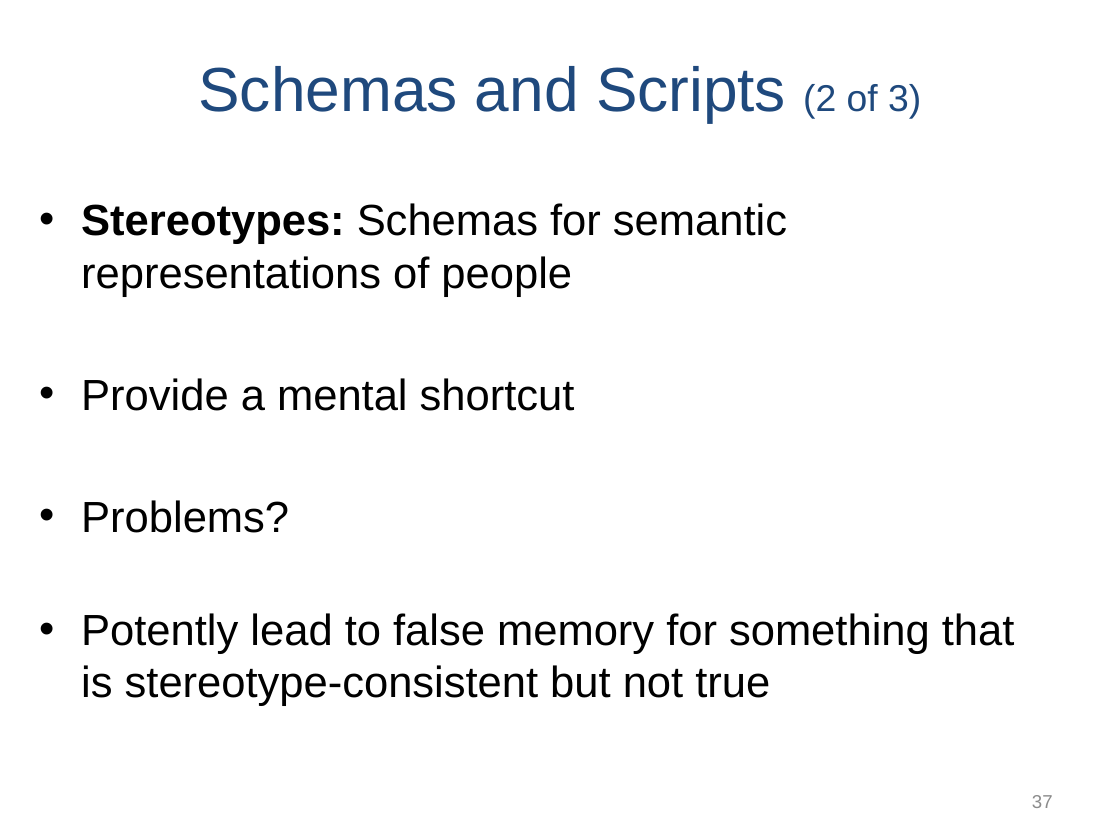
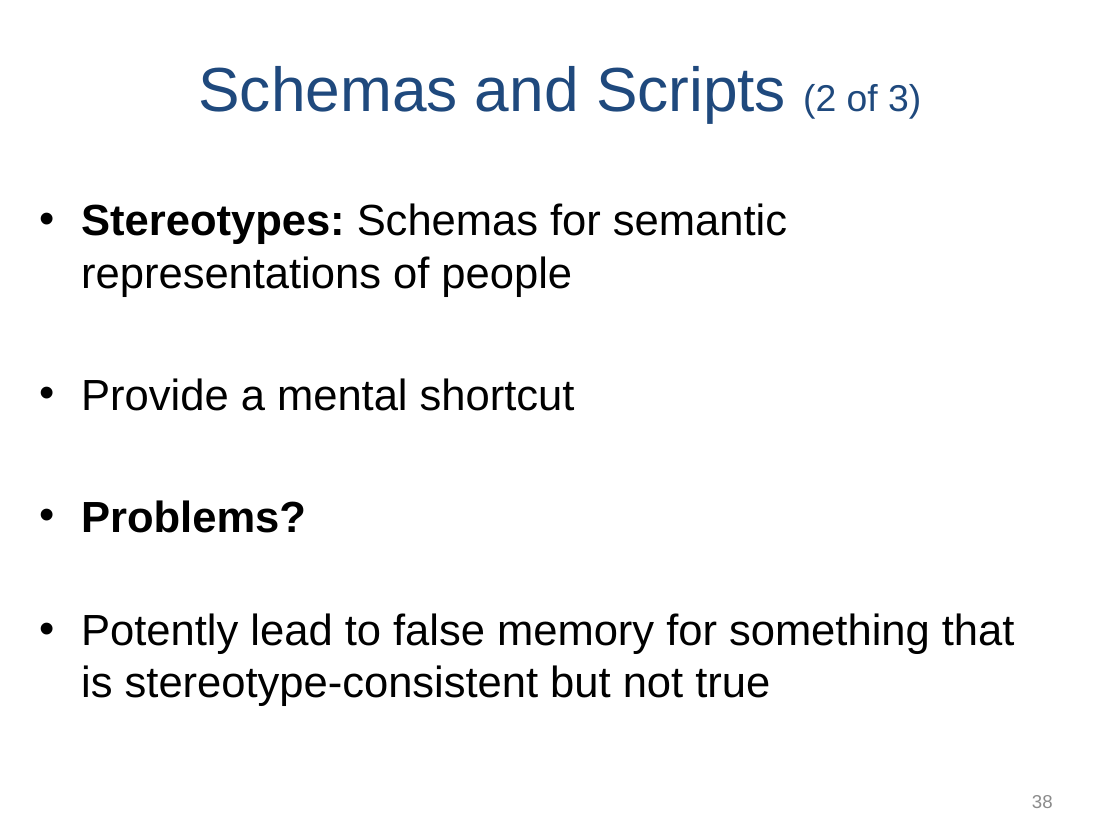
Before and after one commit to npm27/Teaching-Materials, a slide deck: slide 38 of Memory/Slides/Chapter 5.PPTX (slide 37 before the commit). Drawn at 1120x840 pixels with LibreOffice and Linux fonts; fonts in the diff are those of the drawing. Boxes give left, top, right and bottom in pixels: in the first picture for what was removed or moved away, otherwise in the second. Text is boxed around its words. In the diff, an @@ line names an element or a change of style, - is before the commit and + after.

```diff
--- a/Memory/Slides/Chapter 5.PPTX
+++ b/Memory/Slides/Chapter 5.PPTX
@@ text at <box>81,500,306,533</box>: bold on in "Problems?" @@
@@ page number at <box>1032,795,1053,808</box>: text changed @@
-37
+38
```
Also in this commit, not shown: 1 other slide changed, 1 slide added.
